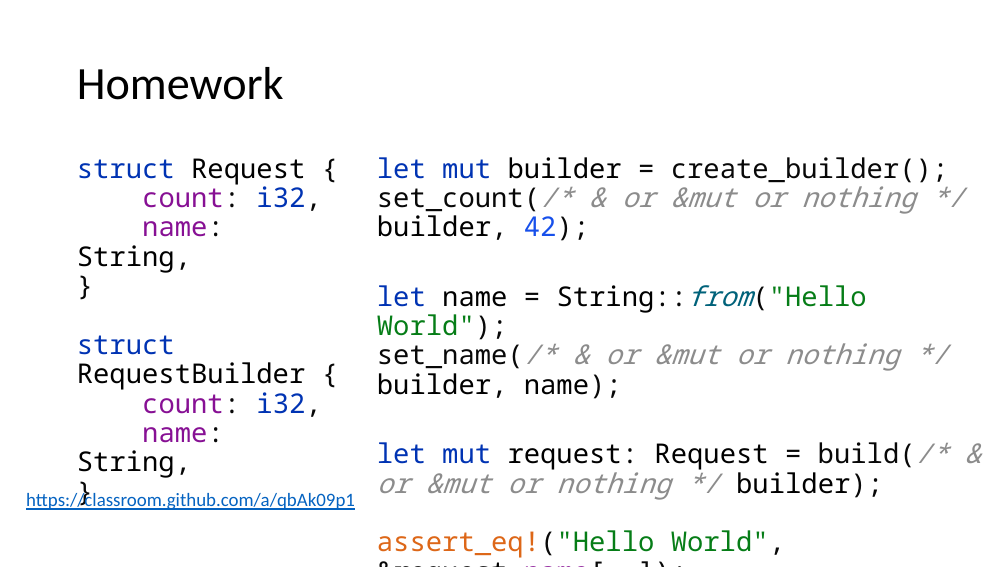
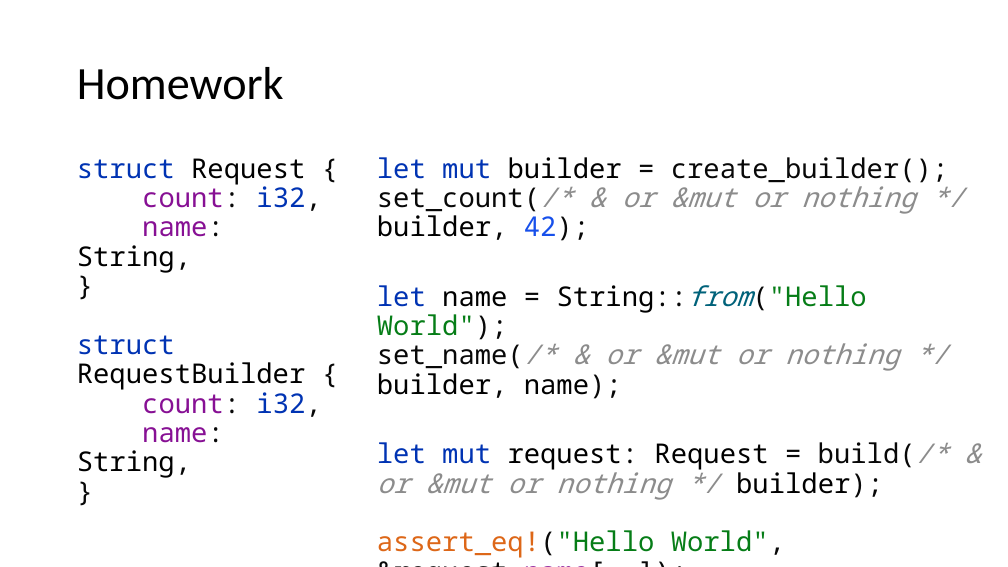
Before and after one commit to kugushev/course-rust-basics, a slide deck: slide 70 of src/02-Ownership/02-Ownership.pptx (slide 65 before the commit). Drawn at 1008x567 pixels with LibreOffice and Linux fonts; fonts in the diff are those of the drawing. Boxes give left, top, right and bottom in pixels: in the first picture for what was removed or moved away, otherwise in the second. Text is boxed around its words. In the diff, an @@ line names an element or a change of style, - is before the commit and + after.

```diff
--- a/src/02-Ownership/02-Ownership.pptx
+++ b/src/02-Ownership/02-Ownership.pptx
@@ text removed at (26, 491, 355, 510) @@
-https://classroom.github.com/a/qbAk09p1
```
Also in this commit, not shown: 1 other slide changed, 6 slides added, 1 other file.
